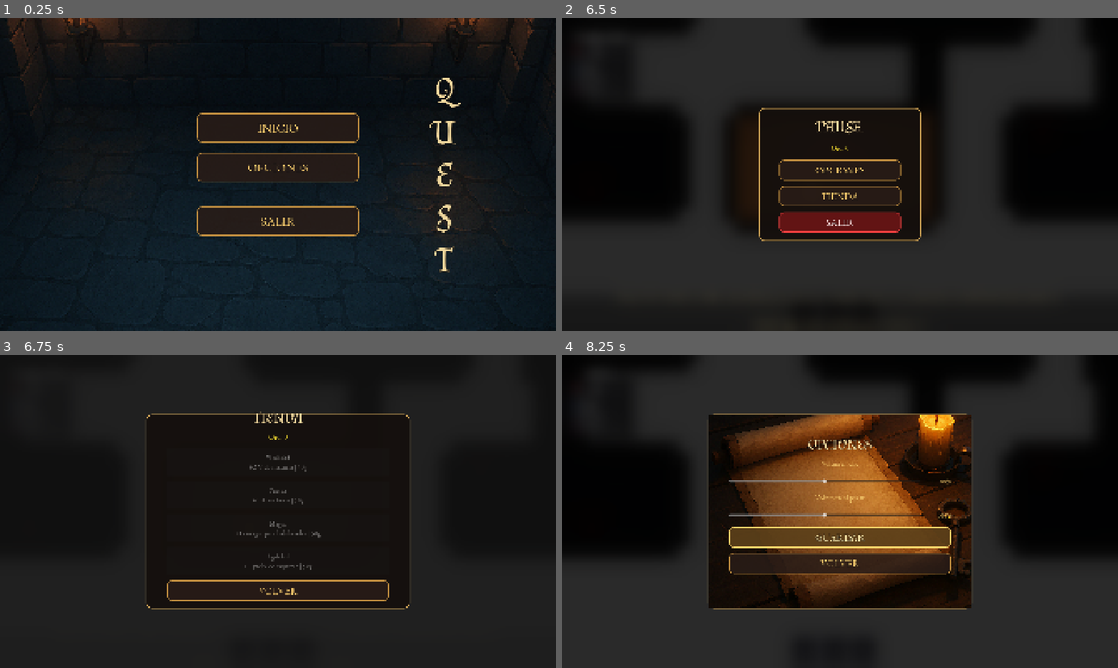
Above: before the commit, frames 1-4 (two rows, left to right).
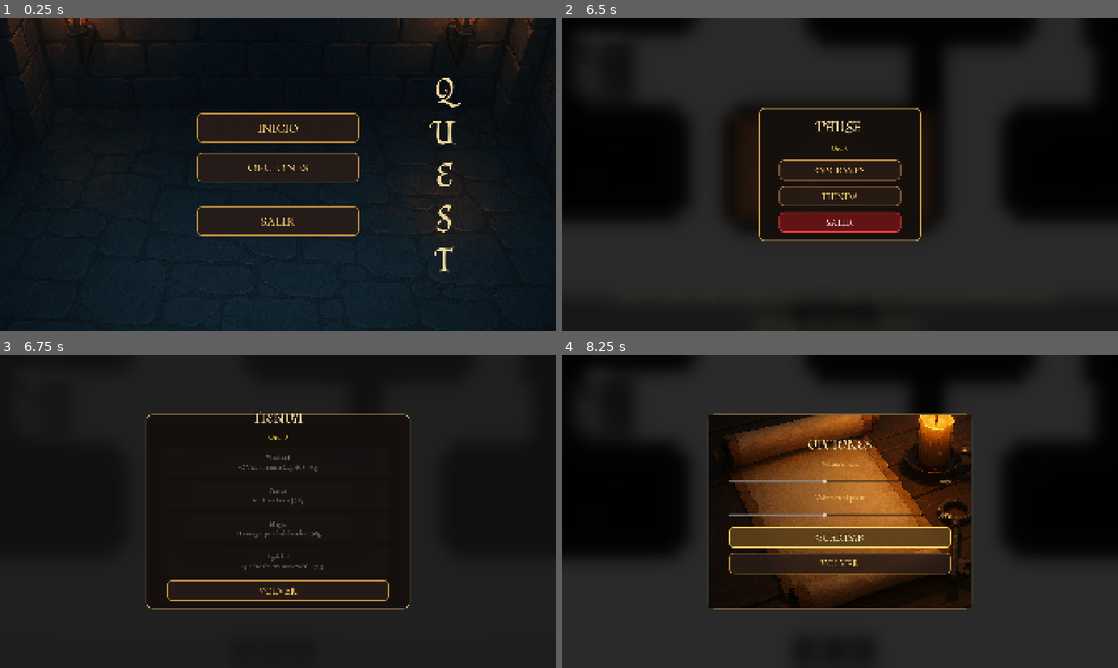
Above: after the commit, the same moments.

Repository: fedemuntaabski/Quest
Game: Godot game, scene res://scenes/MainMenu.tscn
The game is run twice, just before and just after one commit, with the same random seed, the same clock (stepped at 60 frames per second) and the same inputs. The engine's default icon, where the game draws it, is replaced by a stand-in: a white triangle on a blue panel in a dark square.
Inputs (mouse positions are in pixels of both pictures, inside the frame that each line leads up to):
- Up to frame 1 (0.25 s): no input
- Up to frame 2 (6.5 s): click "INICIO" at 0.5 s; click "RANURA 1 (VACIA)" at 1.25 s; tap Enter (ui_accept) at 2, 5.27 s; drag from (806, 312) to (834, 168) at 2.02 s; drag from (834, 312) to (834, 168) at 2.77 s; move the mouse to (862, 312) at 3.52 s; hold Right (ui_right) 3.53-4.25 s; tap 3 (hotbar_3) at 3.6 s; click (862, 312) at 3.67 s; drag from (812, 237) to (1112, 168) at 4.27 s; move the mouse to (1006, 221) at 5.02 s; hold Left (ui_left) 5.03-5.75 s; tap 2 (hotbar_2) at 5.1 s; tap Escape (ui_cancel) at 5.65 s; drag from (673, 127) to (567, 168) at 5.77 s
- Up to frame 3 (6.75 s): click "TIENDA" at 6.5 s
- Up to frame 4 (8.25 s): click "VOLVER" at 7.25 s; click "OPCIONES" at 8 s

Frames 1-2 are identical in both runs. In frame 3, 0.2% of the frame differs, in the area x 42-59%, y 35-69%; in frame 4, nothing differs.

Commit message:
cambios 5

Diff:
--- a/scripts/core/combat/CombatResolver.gd
+++ b/scripts/core/combat/CombatResolver.gd
@@ -2,8 +2,9 @@
 class_name CombatResolver
 
 const DiceSystem = preload("res://scripts/managers/DiceSystem.gd")
+const StatBalance = preload("res://scripts/core/stats/StatBalance.gd")
 
-static func resolve_attack(attacker: CharacterStats, target: CharacterStats, stat_key: String = "strength", base_damage: int = 0) -> Dictionary:
+static func resolve_attack(attacker: CharacterStats, target: CharacterStats, stat_key: String = "strength", base_damage: int = 0, damage_scaling: float = 1.0) -> Dictionary:
 	if attacker == null or target == null:
 		return {
 			"hit": false,
@@ -14,13 +15,14 @@
 
 	# Calculate dodge chance from target's dexterity and apply dodge check
 	var attack_stat: int = _get_stat_value(attacker, stat_key)
-	var base_total: int = base_damage + attack_stat
+	var attack_bonus: int = StatBalance.get_scaled_stat_bonus(stat_key, attack_stat, damage_scaling)
+	var base_total: int = base_damage + attack_bonus
 
 	var target_dex: int = 0
 	if target != null:
 		target_dex = target.get_total_dexterity()
 
-	var dodge_chance: float = _dex_to_dodge(target_dex)
+	var dodge_chance: float = StatBalance.get_dexterity_dodge_chance(target_dex)
 	if randf() < dodge_chance:
 		return {
 			"hit": false,
@@ -45,6 +47,7 @@
 		"base_total": base_total,
 		"stat_key": stat_key,
 		"stat_value": attack_stat,
+		"attack_bonus": attack_bonus,
 		"dodge_chance": dodge_chance,
 		"target_dex": target_dex
 	}
@@ -53,12 +56,3 @@
 	if stats == null:
 		return 0
 	return stats.get_total_stat(stat_key)
-
-static func _dex_to_dodge(dex: int) -> float:
-	# Scale dodge chance linearly: dex 1 -> 2.5%, dex 10 -> 25%
-	if dex <= 1:
-		return 0.025
-	if dex >= 10:
-		return 0.25
-	var t: float = float(dex - 1) / float(9) # normalized 0..1
-	return lerp(0.025, 0.25, t)
--- a/scripts/core/effects/DamageEffect.gd
+++ b/scripts/core/effects/DamageEffect.gd
@@ -18,10 +18,7 @@
 			"reason": "missing_stats"
 		}
 
-	var stat_value := _get_stat_value(source_stats, stat_key)
-	var scaled_bonus := int(round(float(stat_value) * damage_scaling))
-	var resolved_base := base_damage + scaled_bonus
-	var result := CombatResolverScript.resolve_attack(source_stats, target_stats, stat_key, resolved_base)
+	var result := CombatResolverScript.resolve_attack(source_stats, target_stats, stat_key, base_damage, damage_scaling)
 	result["effect"] = "damage"
 	return result
 
--- a/scripts/core/stats/CharacterStats.gd
+++ b/scripts/core/stats/CharacterStats.gd
@@ -1,5 +1,7 @@
 extends Node
 class_name CharacterStats
+
+const StatBalance = preload("res://scripts/core/stats/StatBalance.gd")
 
 # -------------------------
 # BASIC INFO
@@ -135,8 +137,9 @@
 			if dexterity_stack != null:
 				dexterity_stack.permanent_mod = dexterity_mod
 		"hp":
-			max_hp = max(1, max_hp + value)
-			current_hp = min(current_hp + value, max_hp)
+			var hp_state := StatBalance.apply_hp_delta(max_hp, current_hp, value)
+			max_hp = int(hp_state.get("max_hp", max_hp))
+			current_hp = int(hp_state.get("current_hp", current_hp))
 		_:
 			push_warning("Unknown stat: %s" % stat)
 
--- a/scripts/core/stats/PlayerStats.gd
+++ b/scripts/core/stats/PlayerStats.gd
@@ -1,4 +1,6 @@
 extends Node
+
+const StatBalance = preload("res://scripts/core/stats/StatBalance.gd")
 
 signal stats_changed(stats: CharacterStats)
 signal upgrades_changed(upgrades: Array)
@@ -8,13 +10,12 @@
 var stats: CharacterStats = null
 
 # BASE STATS (PERSISTENCIA)
-var base_hp: int = 20
+var base_hp: int = StatBalance.PLAYER_BASE_HP
 var base_str: int = 1
 var base_mag: int = 1
 var base_dex: int = 1
 
 var active_upgrades: Array = []
-const MAX_UPGRADE_LEVEL: int = 10
 var upgrade_levels := {
 	"hp": 0,
 	"strength": 0,
@@ -41,6 +42,9 @@
 func refresh_stats() -> void:
 	if stats == null:
 		return
+
+	var hp_state := StatBalance.clamp_player_hp(base_hp, base_hp)
+	base_hp = int(hp_state.get("max_hp", base_hp))
 
 	if stats.has_method("reset_modifiers"):
 		stats.reset_modifiers()
@@ -89,13 +93,13 @@
 	return true
 
 func can_upgrade_stat(stat_key: String) -> bool:
-	return int(upgrade_levels.get(stat_key, 0)) < MAX_UPGRADE_LEVEL
+	return int(upgrade_levels.get(stat_key, 0)) < StatBalance.MAX_UPGRADE_LEVEL
 
 func get_upgrade_level(stat_key: String) -> int:
 	return int(upgrade_levels.get(stat_key, 0))
 
 func get_max_upgrade_level() -> int:
-	return MAX_UPGRADE_LEVEL
+	return StatBalance.MAX_UPGRADE_LEVEL
 
 func _rebuild_upgrade_levels() -> void:
 	for key in upgrade_levels.keys():
@@ -104,7 +108,7 @@
 	for upg in active_upgrades:
 		var stat_key := str(upg.get("stat_affected", ""))
 		if upgrade_levels.has(stat_key):
-			upgrade_levels[stat_key] = min(MAX_UPGRADE_LEVEL, int(upgrade_levels[stat_key]) + 1)
+			upgrade_levels[stat_key] = min(StatBalance.MAX_UPGRADE_LEVEL, int(upgrade_levels[stat_key]) + 1)
 
 func _on_stats_updated() -> void:
 	stats_changed.emit(stats)
--- /dev/null
+++ b/scripts/core/stats/StatBalance.gd
@@ -0,0 +1,52 @@
+extends RefCounted
+class_name StatBalance
+
+# Centralized balance math for player-facing stats.
+# Keep gameplay formulas here so combat, upgrades, and UI stay aligned.
+
+const PLAYER_BASE_HP: int = 20
+const PLAYER_MAX_HP: int = 40
+const MAX_UPGRADE_LEVEL: int = 10
+const BASE_UPGRADE_COST: int = 50
+const UPGRADE_COST_STEP: int = 25
+
+const DEX_DODGE_MIN: float = 0.025
+const DEX_DODGE_MAX: float = 0.18
+const DEX_DODGE_CURVE: float = 8.0
+
+const DEX_DAMAGE_LINEAR_PORTION: float = 0.6
+const DEX_DAMAGE_ROOT_PORTION: float = 0.4
+
+static func clamp_player_hp(max_hp: int, current_hp: int) -> Dictionary:
+	var clamped_max := clampi(max_hp, PLAYER_BASE_HP, PLAYER_MAX_HP)
+	var clamped_current := clampi(current_hp, 0, clamped_max)
+	return {
+		"max_hp": clamped_max,
+		"current_hp": clamped_current,
+	}
+
+static func apply_hp_delta(max_hp: int, current_hp: int, value: int) -> Dictionary:
+	var next_max := clampi(max_hp + value, 1, PLAYER_MAX_HP)
+	var next_current := clampi(current_hp + value, 0, next_max)
+	return {
+		"max_hp": next_max,
+		"current_hp": next_current,
+	}
+
+static func get_upgrade_cost(level: int) -> int:
+	return BASE_UPGRADE_COST + (max(level, 0) * UPGRADE_COST_STEP)
+
+static func get_dexterity_dodge_chance(dex: int) -> float:
+	# Soft-cap dexterity so it stays useful without becoming an all-purpose defense stat.
+	if dex <= 0:
+		return DEX_DODGE_MIN
+	var scaled := float(dex) / (float(dex) + DEX_DODGE_CURVE)
+	return clampf(DEX_DODGE_MIN + (scaled * (DEX_DODGE_MAX - DEX_DODGE_MIN)), DEX_DODGE_MIN, DEX_DODGE_MAX)
+
+static func get_scaled_stat_bonus(stat_key: String, stat_value: int, damage_scaling: float) -> int:
+	var normalized_key := stat_key.to_lower()
+	var effective_value := float(stat_value)
+	if normalized_key == "dexterity":
+		# Dex keeps a smaller linear piece plus a diminishing-returns tail.
+		effective_value = (float(stat_value) * DEX_DAMAGE_LINEAR_PORTION) + (sqrt(maxf(float(stat_value), 0.0)) * DEX_DAMAGE_ROOT_PORTION)
+	return int(round(effective_value * damage_scaling))
--- a/scripts/managers/SaveManager.gd
+++ b/scripts/managers/SaveManager.gd
@@ -1,4 +1,6 @@
 extends Node
+
+const StatBalance = preload("res://scripts/core/stats/StatBalance.gd")
 
 ## SaveManager — Autoload singleton
 ## Handles save slot logic using ConfigFile.
@@ -23,7 +25,8 @@
 
 	var player_stats_autoload = get_node_or_null("/root/PlayerStats")
 	if player_stats_autoload:
-		cfg.set_value(SAVE_SECTION, "base_hp", player_stats_autoload.base_hp)
+		var hp_state = StatBalance.clamp_player_hp(player_stats_autoload.base_hp, player_stats_autoload.base_hp)
+		cfg.set_value(SAVE_SECTION, "base_hp", int(hp_state.get("max_hp", player_stats_autoload.base_hp)))
 		cfg.set_value(SAVE_SECTION, "base_str", player_stats_autoload.base_str)
 		cfg.set_value(SAVE_SECTION, "base_mag", player_stats_autoload.base_mag)
 		cfg.set_value(SAVE_SECTION, "base_dex", player_stats_autoload.base_dex)
@@ -59,7 +62,9 @@
 		contracts_completed = cfg.get_value(SAVE_SECTION, "contracts_completed", 0)
 
 		if player_stats_autoload:
-			player_stats_autoload.base_hp = cfg.get_value(SAVE_SECTION, "base_hp", 20)
+			var loaded_base_hp := int(cfg.get_value(SAVE_SECTION, "base_hp", StatBalance.PLAYER_BASE_HP))
+			var hp_state := StatBalance.clamp_player_hp(loaded_base_hp, loaded_base_hp)
+			player_stats_autoload.base_hp = int(hp_state.get("max_hp", StatBalance.PLAYER_BASE_HP))
 			player_stats_autoload.base_str = cfg.get_value(SAVE_SECTION, "base_str", 1)
 			player_stats_autoload.base_mag = cfg.get_value(SAVE_SECTION, "base_mag", 1)
 			player_stats_autoload.base_dex = cfg.get_value(SAVE_SECTION, "base_dex", 1)
@@ -71,7 +76,7 @@
 		gold = 0
 		contracts_completed = 0
 		if player_stats_autoload:
-			player_stats_autoload.base_hp = 20
+			player_stats_autoload.base_hp = StatBalance.PLAYER_BASE_HP
 			player_stats_autoload.base_str = 1
 			player_stats_autoload.base_mag = 1
 			player_stats_autoload.base_dex = 1
--- a/scripts/ui/menus/PauseMenu.gd
+++ b/scripts/ui/menus/PauseMenu.gd
@@ -1,18 +1,17 @@
 extends CanvasLayer
 class_name PauseMenu
 
+const StatBalance = preload("res://scripts/core/stats/StatBalance.gd")
+
 signal exit_requested
 signal store_opened
 
 const UPGRADES = {
-	"hp": {"stat": "hp", "label": "Vitalidad", "effect": "+2 Vida maxima", "value": 2},
+	"hp": {"stat": "hp", "label": "Vitalidad", "effect": "+2 Vida maxima (cap 40)", "value": 2},
 	"str": {"stat": "strength", "label": "Fuerza", "effect": "+1 dano fisico", "value": 1},
 	"mag": {"stat": "magic", "label": "Magia", "effect": "+1 energia para habilidades", "value": 1},
-	"dex": {"stat": "dexterity", "label": "Agilidad", "effect": "+1 prob. de esquivar", "value": 1}
+	"dex": {"stat": "dexterity", "label": "Agilidad", "effect": "+1 agilidad (curva suavizada)", "value": 1}
 }
-
-const BASE_UPGRADE_COST := 50
-const UPGRADE_COST_STEP := 25
 
 @export var save_mgr: SaveManager
 @export var player_stats: PlayerStats
@@ -253,11 +252,11 @@
 		var config: Dictionary = UPGRADES.get(key, {})
 		var stat_name: String = str(config.get("stat", ""))
 		var level := 0
-		var max_level := 10
+		var max_level := StatBalance.MAX_UPGRADE_LEVEL
 		if player_stats:
 			level = player_stats.get_upgrade_level(stat_name)
 			max_level = player_stats.get_max_upgrade_level()
-		var cost := _get_upgrade_cost(level)
+		var cost := StatBalance.get_upgrade_cost(level)
 		var can_upgrade := player_stats != null and player_stats.can_upgrade_stat(stat_name)
 		var affordable := save_mgr.gold >= cost
 		var button: Button = upgrade_buttons[i]
@@ -307,7 +306,7 @@
 		return
 
 	var level := player_stats.get_upgrade_level(stat_name)
-	var cost := _get_upgrade_cost(level)
+	var cost := StatBalance.get_upgrade_cost(level)
 
 	var currency := _get_currency_manager()
 	if currency == null:
@@ -334,9 +333,6 @@
 	_update_gold_labels()
 	_update_store()
 
-func _get_upgrade_cost(level: int) -> int:
-	return BASE_UPGRADE_COST + (max(level, 0) * UPGRADE_COST_STEP)
-
 func _show_error_message(message: String) -> void:
 	# PHASE 2: Display error feedback temporarily
 	_error_message = message
Not shown, added: scripts/core/stats/StatBalance.gd.uid
